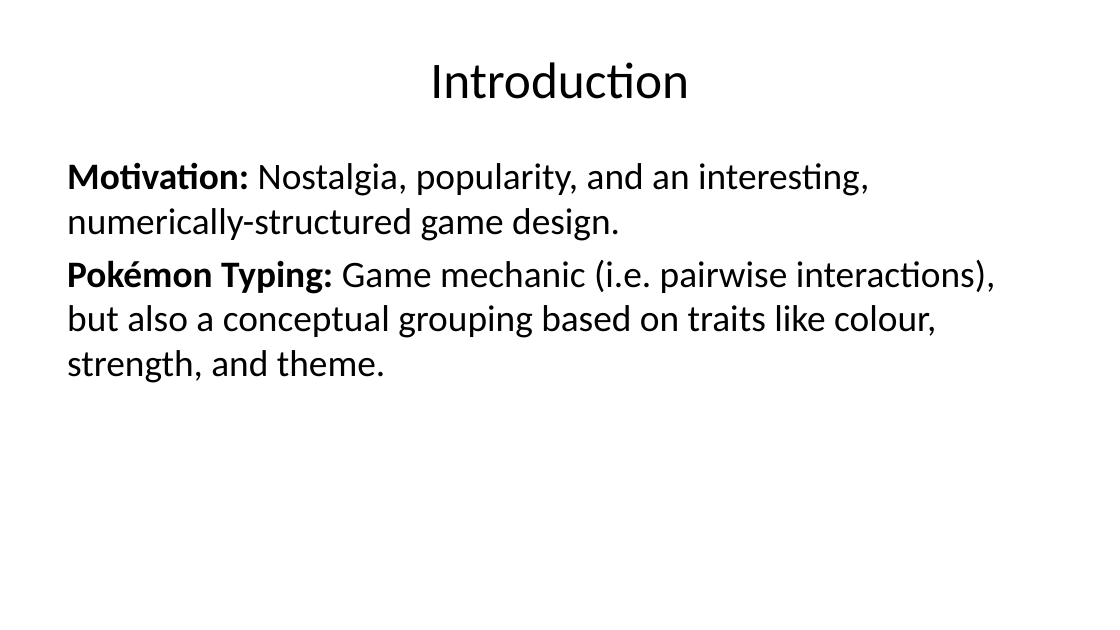
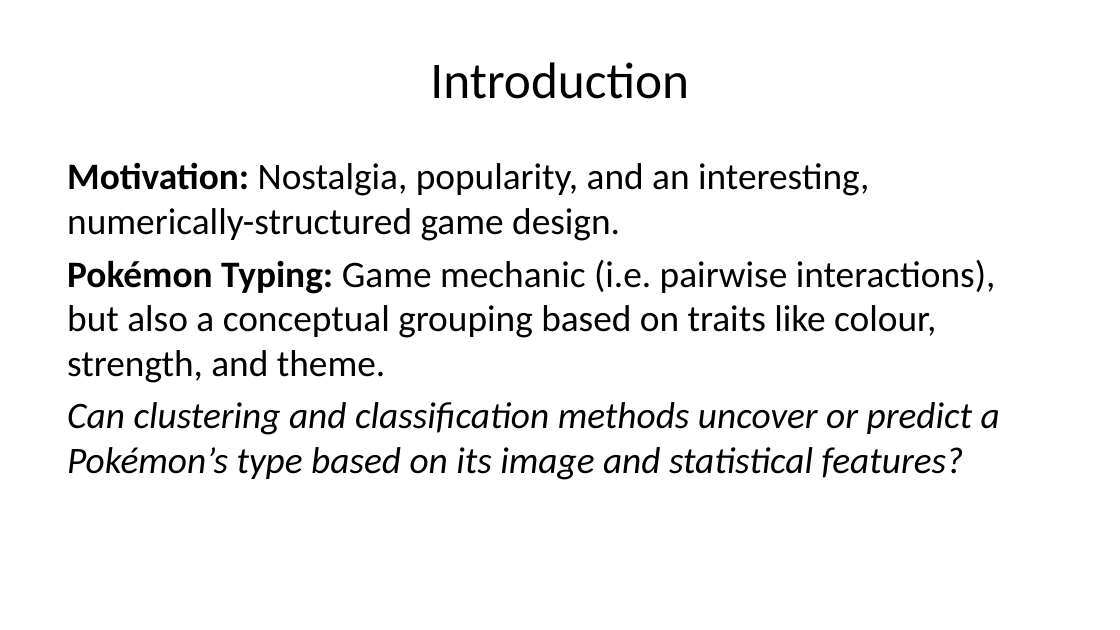
Before and after one commit to alexfaassen/STA2201, a slide deck: slide 2 of Presentation.pptx. Drawn at 1120x630 pixels with LibreOffice and Linux fonts; fonts in the diff are those of the drawing. Boxes give left, top, right and bottom in pixels: in the first picture for what was removed or moved away, otherwise in the second. Text is boxed around its words. In the diff, an @@ line names an element or a change of style, - is before the commit and + after.

```diff
--- a/Presentation.pptx
+++ b/Presentation.pptx
@@ text at (67,402,1000,480): paragraph added @@
+Can clustering and classification methods uncover or predict a Pokémon’s type based on its image and statistical features?
```
Also in this commit, not shown: 1 other slide changed, 2 other files.
